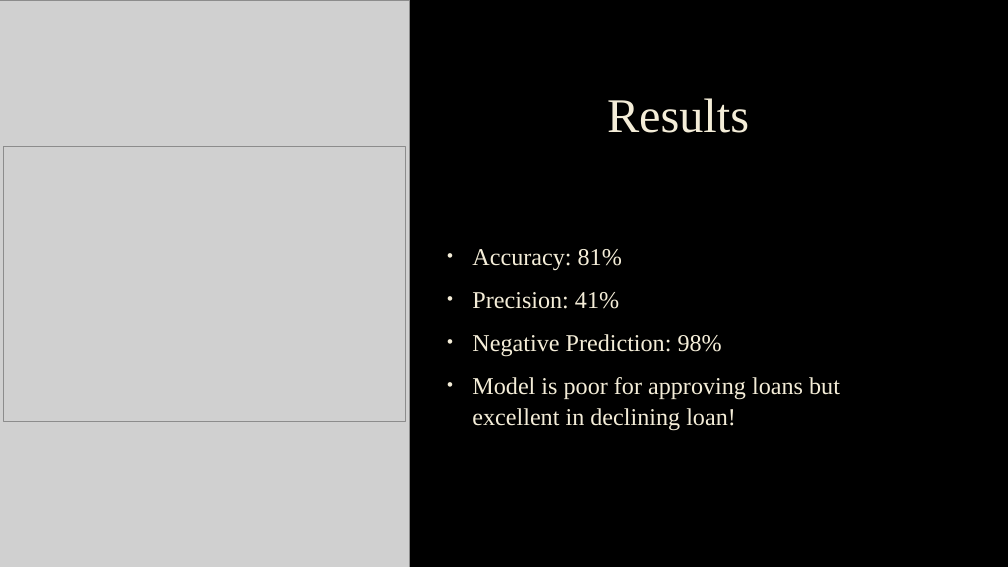
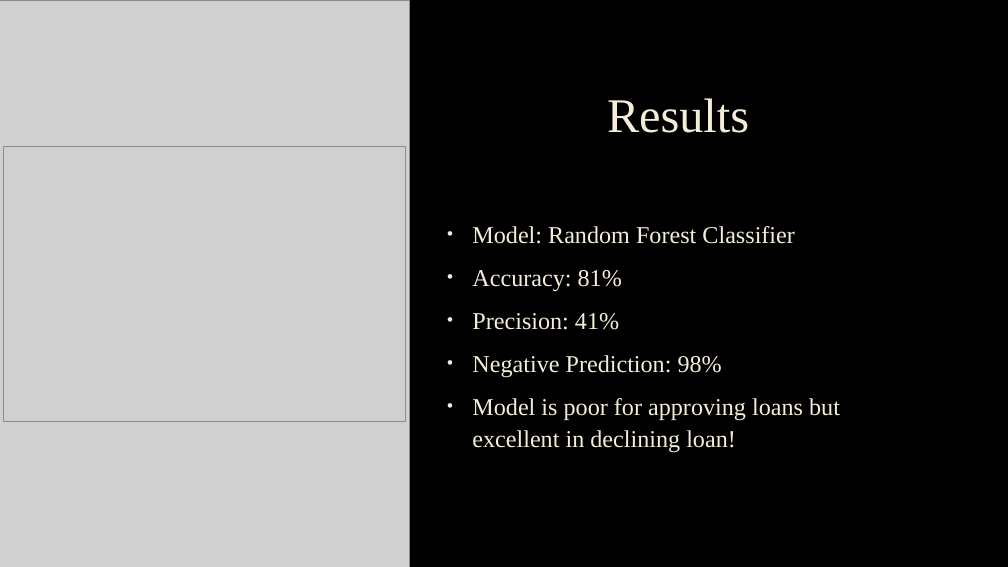
Before and after one commit to JohnathanJack/Predict-Loan-Application-Status, a slide deck: slide 6 of Predicting Loan Application Status.pptx. Drawn at 1008x567 pixels with LibreOffice and Linux fonts; fonts in the diff are those of the drawing; grey boxes stand for pictures; background and template pictures are left out. Boxes give left, top, right and bottom in pixels: in the first picture for what was removed or moved away, otherwise in the second. Text is boxed around its words. In the diff, an @@ line names an element or a change of style, - is before the commit and + after.

Commit message:
minor change in ppt

```diff
--- a/Predicting Loan Application Status.pptx
+++ b/Predicting Loan Application Status.pptx
@@ text at <box>472,226,795,244</box>: paragraph added @@
+• Model: Random Forest Classifier
```
